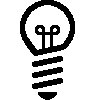
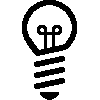
Layer changes from the first 100x100 image to the second:
painted on "wire" over <box>35,25,62,50</box>
painted on "bulb" over <box>20,0,77,56</box>
painted on "screw2" over <box>32,56,65,89</box>
painted on "bottom" over <box>38,92,59,100</box>
